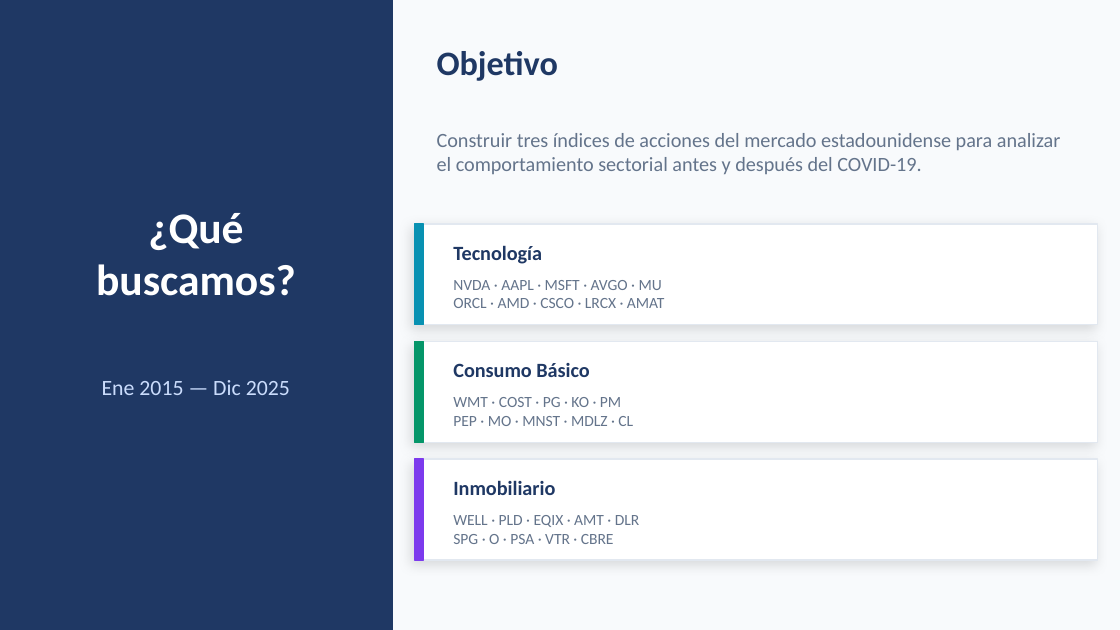
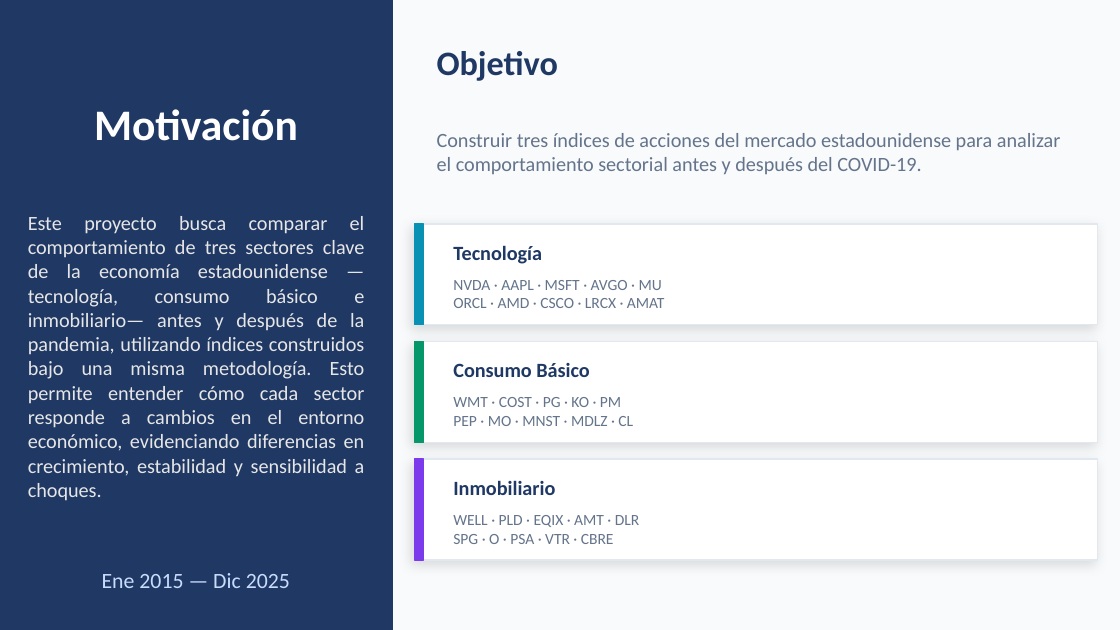
Before and after one commit to Guti345/DoingEconomics_Taller-5, a slide deck: slide 2 of Documents/Taller5_Presentacion.pptx. Drawn at 1120x630 pixels with LibreOffice and Linux fonts; fonts in the diff are those of the drawing. Boxes give left, top, right and bottom in pixels: in the first picture for what was removed or moved away, otherwise in the second. Text is boxed around its words. In the diff, an @@ line names an element or a change of style, - is before the commit and + after.

```diff
--- a/Documents/Taller5_Presentacion.pptx
+++ b/Documents/Taller5_Presentacion.pptx
@@ text added at [94,109,298,141], 28 pt, text #FFFFFF, bold @@
+Motivación
@@ text added at [28,216,365,501], 13 pt, text #E7E6E6 @@
+Este proyecto busca comparar el comportamiento de tres sectores clave de la economía estadounidense —tecnología, consumo básico e inmobiliario— antes y después de la pandemia, utilizando índices construidos bajo una misma metodología. Esto permite entender cómo cada sector responde a cambios en el entorno económico, evidenciando diferencias en crecimiento, estabilidad y sensibilidad a choques.
@@ text removed at [96,213,296,296] @@
-¿Qué
-buscamos?
@@ text "Ene 2015 — Dic 2025": place and size @@
-text "Ene 2015 — Dic 2025" at [102,380,290,395]
+text "Ene 2015 — Dic 2025" at [102,573,290,588]
```
Also in this commit, not shown: 1 other slide changed.
